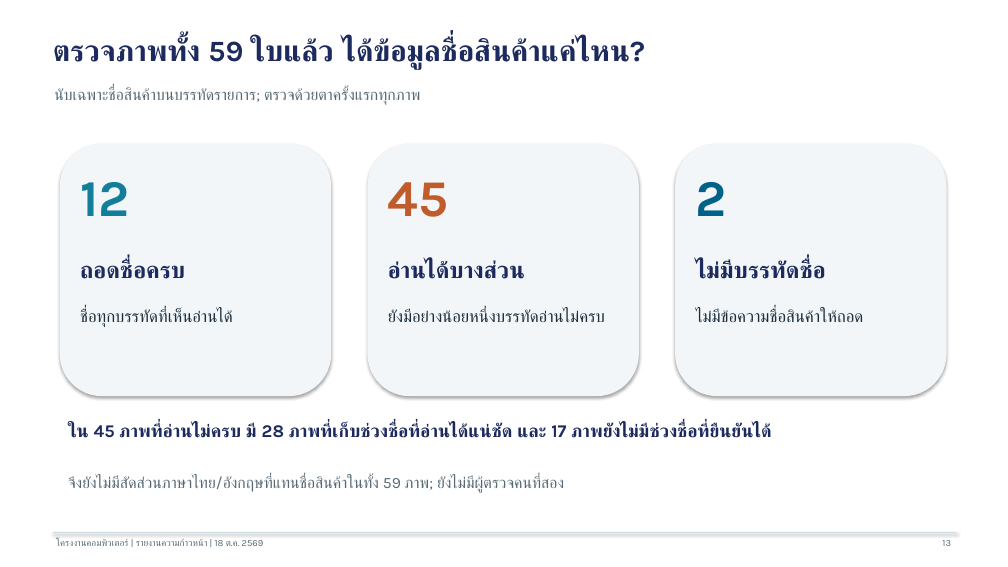
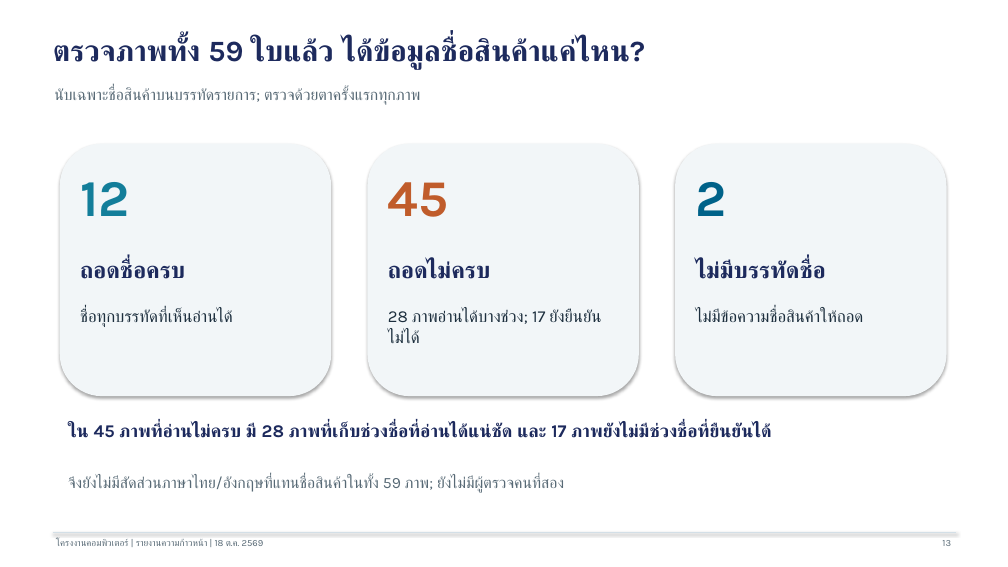
Before and after one commit to natchapolp-glitch/Capstone-Project, a slide deck: slide 13 of ass5_output/Residential_Intelligence_Project_Progress_READY_2026-10-18.pptx. Drawn at 1008x567 pixels with LibreOffice and Linux fonts; fonts in the diff are those of the drawing. Boxes give left, top, right and bottom in pixels: in the first picture for what was removed or moved away, otherwise in the second. Text is boxed around its words. In the diff, an @@ line names an element or a change of style, - is before the commit and + after.

```diff
--- a/ass5_output/Residential_Intelligence_Project_Progress_READY_2026-10-18.pptx
+++ b/ass5_output/Residential_Intelligence_Project_Progress_READY_2026-10-18.pptx
@@ text at [388, 260, 491, 279]: text changed @@
-อ่านได้บางส่วน
+ถอดไม่ครบ
@@ text at [388, 310, 601, 343]: text changed @@
-ยังมีอย่างน้อยหนึ่งบรรทัดอ่านไม่ครบ
+28 ภาพอ่านได้บางช่วง; 17 ยังยืนยันไม่ได้
```
Also in this commit, not shown: 2 other slides changed, 10 other files.
